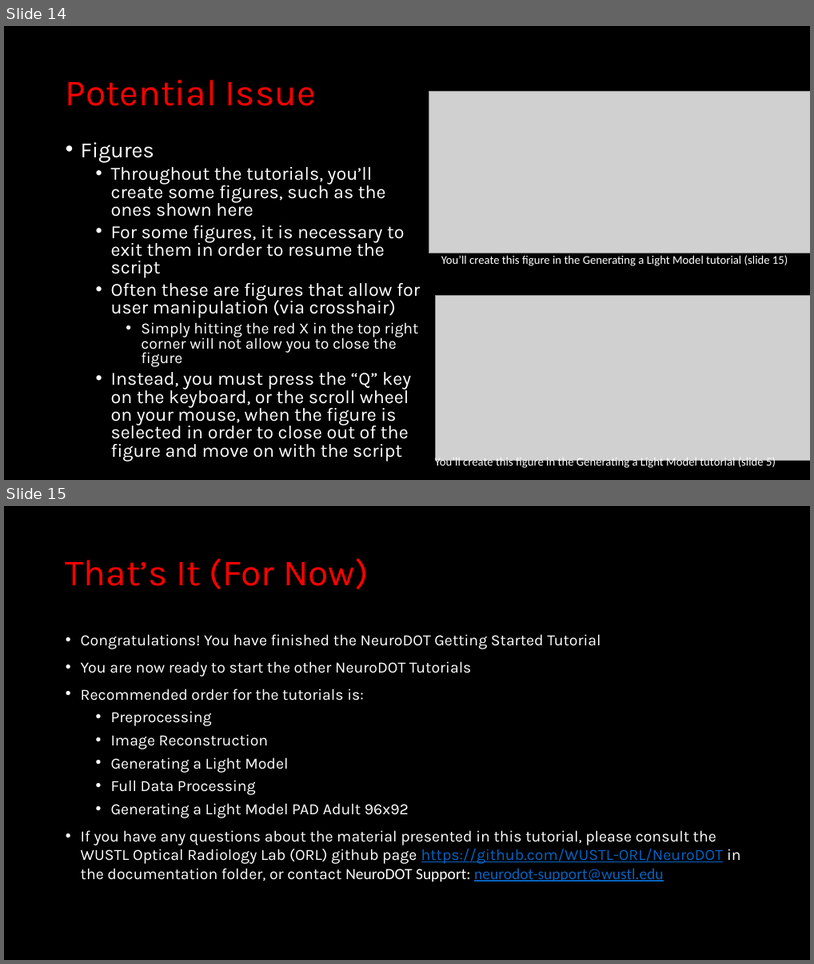
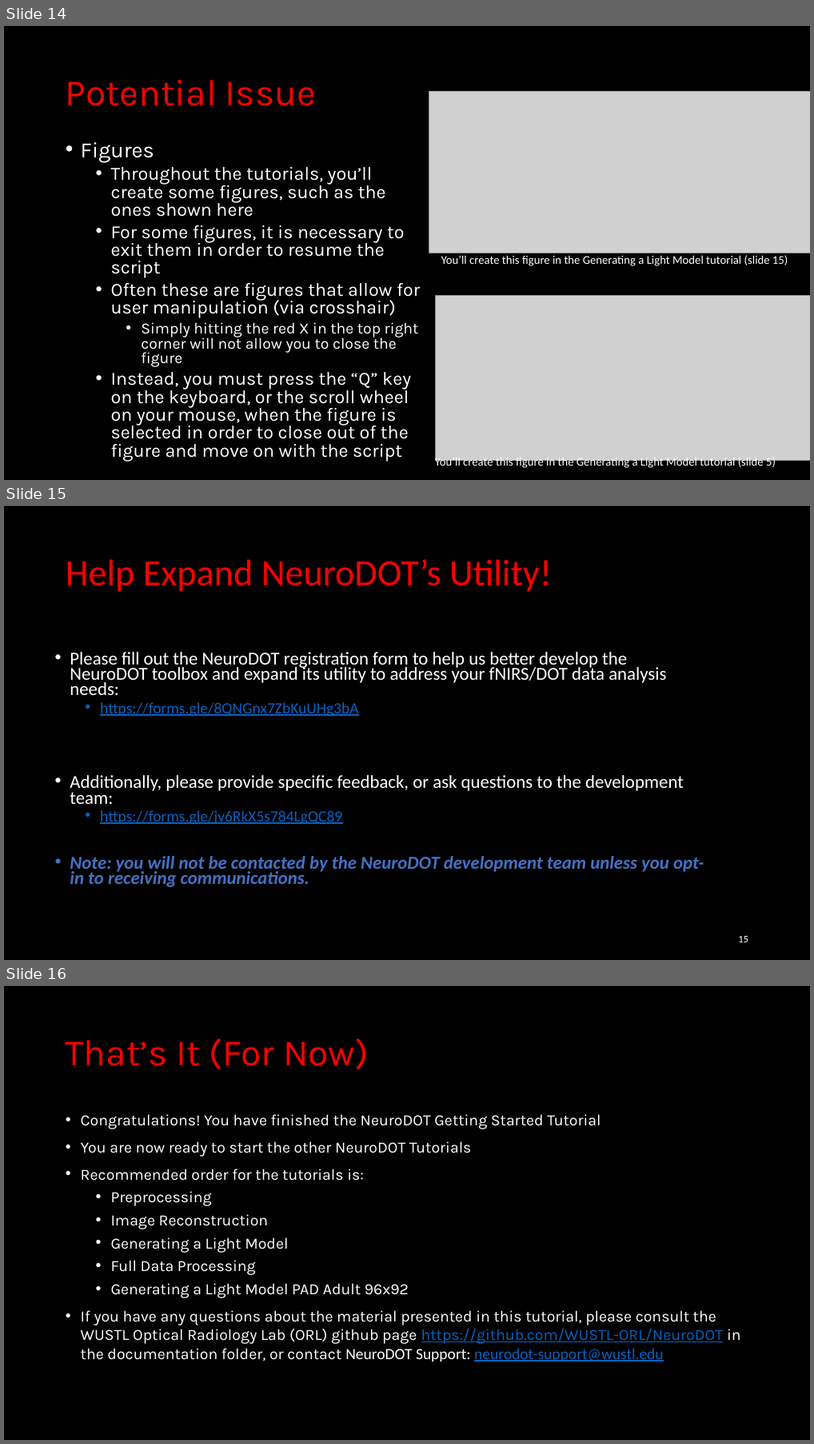
Before and after one commit to WUSTL-ORL/NeuroDOT, a slide deck: Documentation/Tutorials/NeuroDOT_Tutorial_Getting_Started.pptx. Shown one above the other, each under a label of ours: slides 14 and 15 before the commit, slides 14, 15 and 16 after it. The pictures are 814x964 and 814x1444 pixels, drawn with LibreOffice and Linux fonts; fonts in the diff are those of the drawing; grey boxes stand for pictures. Boxes give left, top, right and bottom in pixels: in the first picture for what was removed or moved away, otherwise in the second. Text is boxed around its words. In the diff, an @@ line names an element or a change of style, - is before the commit and + after.

Commit message:
Add links to registration and feedback forms

```diff
--- a/Documentation/Tutorials/NeuroDOT_Tutorial_Getting_Started.pptx
+++ b/Documentation/Tutorials/NeuroDOT_Tutorial_Getting_Started.pptx
@@ slide 15 added at <box>4,506,810,960</box>, background #000000 @@
@@ title added at <box>66,559,552,592</box>, 44 pt, text #FF0000 @@
+Help Expand NeuroDOT’s Utility!
@@ text added at <box>70,652,704,887</box>, 21.7 pt, text #FFFFFF @@
+• Please fill out the NeuroDOT registration form to help us better develop the NeuroDOT toolbox and expand its utility to address your fNIRS/DOT data analysis needs:
+  • https://forms.gle/8QNGnx7ZbKuUHg3bA
+• Additionally, please provide specific feedback, or ask questions to the development team:
+  • https://forms.gle/jv6RkX5s784LgQC89
+• Note: you will not be contacted by the NeuroDOT development team unless you opt-in to receiving communications.
@@ page number added at <box>738,936,749,942</box>, 12 pt, text #FFFFFF @@
+15
@@ what was slide 15 is now slide 16 @@
```
Also in this commit, not shown: 2 other files.
